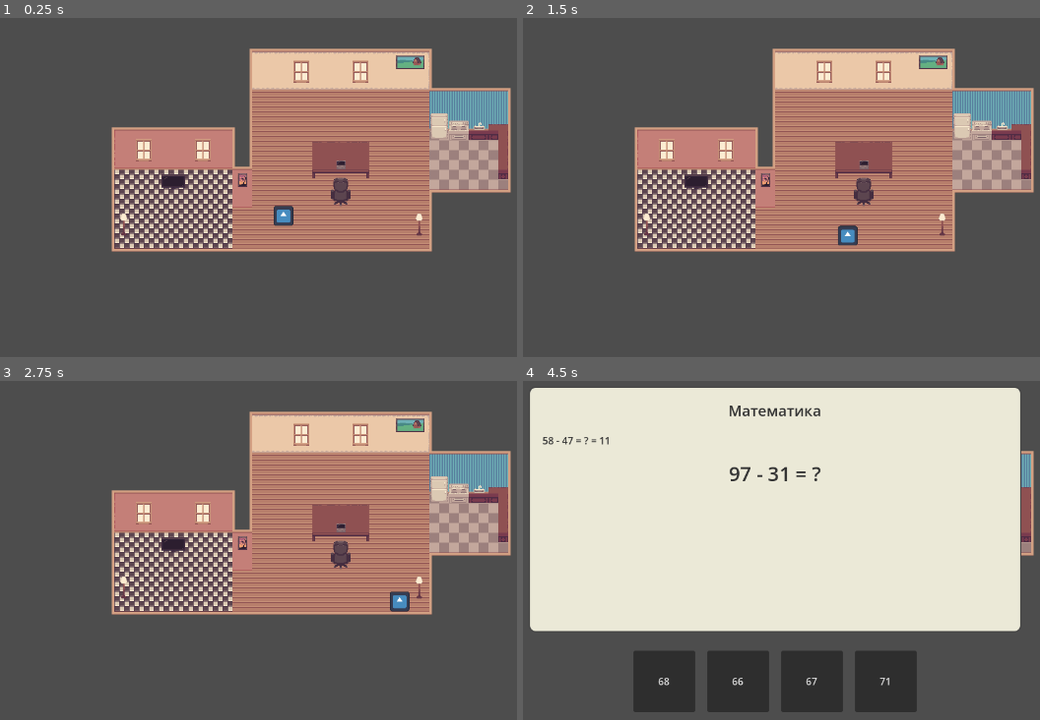
Above: before the commit, frames 1-4 (two rows, left to right).
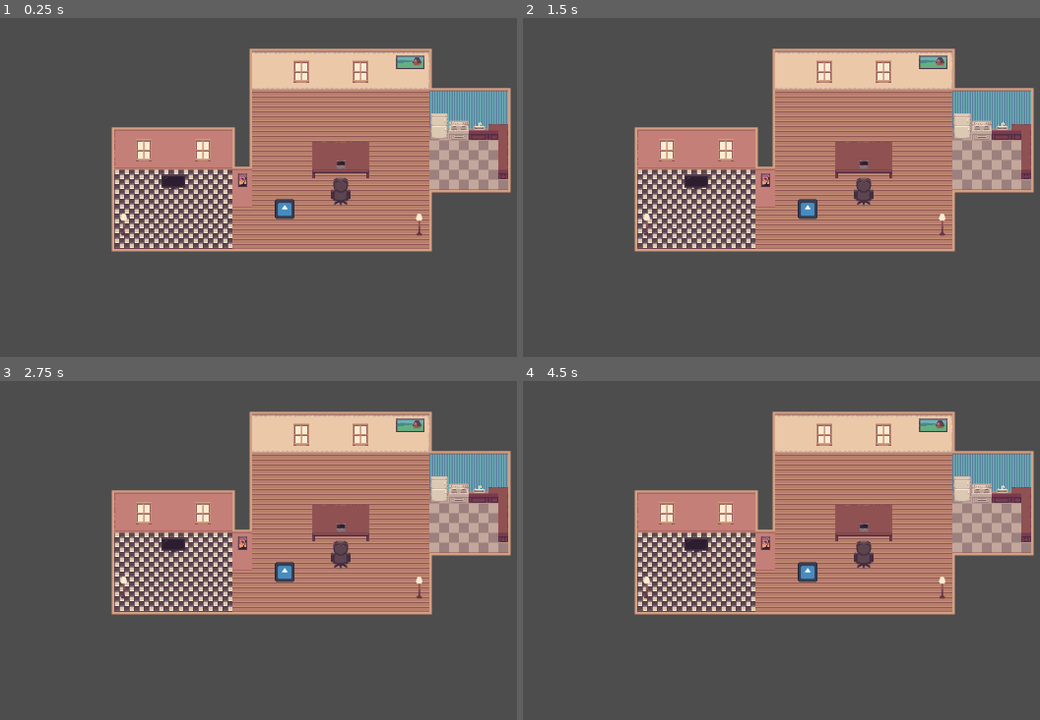
Above: after the commit, the same moments.

Repository: Dudko-godot/cgc-jam1
Game: Godot game, scene res://scenes/levels/game.tscn
Same seed, same stepped clock (60 frames per second), same inputs: the game is played once before the commit and once after it. The engine's default icon, where the game draws it, is replaced by a stand-in: a white triangle on a blue panel in a dark square.
Inputs (mouse positions are in pixels of both pictures, inside the frame that each line leads up to):
- Up to frame 1 (0.25 s): no input
- Up to frame 2 (1.5 s): tap Enter (ui_accept) at 0.5, 0.77, 0.8, 1.07, 1.25, 1.35 s; move the mouse to (946, 153) at 0.52 s; hold Right (ui_right) 0.53-1.28 s; hold E (interact, bound only after the commit) 0.53-1.28 s; click (946, 153) at 0.67 s; move the mouse to (616, 197) at 1.27 s; hold Down (ui_down) from 1.28 s (still down)
- Up to frame 3 (2.75 s): tap Enter (ui_accept) at 1.52, 1.82, 2, 2.3 s; tap E (interact, bound only after the commit) at 1.55 s; move the mouse to (330, 442) at 2.02 s; release Down (ui_down) at 2.03 s; hold Right (ui_right) from 2.03 s (still down); hold E (interact, bound only after the commit) from 2.03 s (still down)
- Up to frame 4 (4.5 s): move the mouse to (734, 628) at 2.77 s; release Right (ui_right) at 2.78 s; release E (interact, bound only after the commit) at 2.78 s; hold Up (ui_up) 2.78-3.5 s; tap E (interact, bound only after the commit) at 2.85 s; click (734, 628) at 2.92 s; tap Enter (ui_accept) at 3.02, 3.32 s; click (662, 682) at 3.5 s, where only the run before the commit has a clickable "14"; click (740, 682) at 4.25 s, where only the run before the commit has a clickable "11"

The runs differ from the first frame. In frame 1, 0.3% of the frame differs, in the area x 52-57%, y 53-62%; in frame 2, 0.5%; in frame 3, 0.5%; in frame 4, 76%, in the area x 1-97%, y 2-98%.

Commit message:
rename files

Diff:
--- /dev/null
+++ b/global/input_manager.gd
@@ -0,0 +1,48 @@
+extends Node
+
+# Сигналы для движения
+signal move_input(direction)
+
+# Сигналы для действий
+signal interact_pressed
+signal interact_released
+
+# Сигналы для мини-игр
+signal minigame_action_pressed
+signal minigame_cancel_pressed
+
+# Флаг для блокировки ввода
+var input_enabled = true
+
+func _process(_delta):
+	if input_enabled:
+		# Обработка движения
+		var move_direction = Vector2.ZERO
+		move_direction.x = Input.get_axis("move_left", "move_right")
+		move_direction.y = Input.get_axis("move_up", "move_down")
+
+		if move_direction != Vector2.ZERO:
+			move_input.emit(move_direction.normalized())
+
+func _input(event):
+	if not input_enabled:
+		return
+
+	# Обработка действия взаимодействия
+	if event.is_action_pressed("interact"):
+		interact_pressed.emit()
+	elif event.is_action_released("interact"):
+		interact_released.emit()
+
+	# Обработка действий мини-игры
+	if event.is_action_pressed("minigame_action"):
+		minigame_action_pressed.emit()
+	if event.is_action_pressed("minigame_cancel"):
+		minigame_cancel_pressed.emit()
+
+# Методы для включения/отключения ввода
+func enable_input():
+	input_enabled = true
+
+func disable_input():
+	input_enabled = false
--- a/global/MiniGameManager.gd
+++ b/global/mini_game_manager.gd
@@ -14,7 +14,7 @@
 
 # Словарь с путями к сценам мини-игр
 var minigames = {
-	"test_game": "res://scenes/mini-games/test_game/test-game.tscn",
+	"test_game": "res://scenes/mini-games/test_game/test_game.tscn",
 	"sink": "res://scenes/mini-games/washing_dishes/sink.tscn",
 	"homework": "res://scenes/mini-games/homework/homework.tscn"
 }
@@ -50,10 +50,10 @@
 
 		# Подключаем сигналы
 		if current_minigame.has_signal("game_completed"):
-			current_minigame.connect("game_completed", _on_minigame_completed)
+			current_minigame.game_completed.connect(_on_minigame_completed)
 
 		if current_minigame.has_signal("game_cancelled"):
-			current_minigame.connect("game_cancelled", _on_minigame_cancelled)
+			current_minigame.game_cancelled.connect(_on_minigame_cancelled)
 
 		# Запоминаем имя текущей мини-игры и устанавливаем флаг активности
 		current_minigame_name = minigame_name
--- a/project.godot
+++ b/project.godot
@@ -17,13 +17,42 @@
 
 [autoload]
 
-MiniGameManager="*res://global/MiniGameManager.gd"
+MiniGameManager="*res://global/mini_game_manager.gd"
+InputManager="*res://global/input_manager.gd"
 
 [display]
 
 window/size/viewport_width=1280
 window/size/viewport_height=720
 
+[input]
+
+interact={
+"deadzone": 0.5,
+"events": [Object(InputEventKey,"resource_local_to_scene":false,"resource_name":"","device":-1,"window_id":0,"alt_pressed":false,"shift_pressed":false,"ctrl_pressed":false,"meta_pressed":false,"pressed":false,"keycode":0,"physical_keycode":69,"key_label":0,"unicode":101,"location":0,"echo":false,"script":null)
+]
+}
+move_up={
+"deadzone": 0.5,
+"events": [Object(InputEventKey,"resource_local_to_scene":false,"resource_name":"","device":-1,"window_id":0,"alt_pressed":false,"shift_pressed":false,"ctrl_pressed":false,"meta_pressed":false,"pressed":false,"keycode":0,"physical_keycode":87,"key_label":0,"unicode":119,"location":0,"echo":false,"script":null)
+]
+}
+move_down={
+"deadzone": 0.5,
+"events": [Object(InputEventKey,"resource_local_to_scene":false,"resource_name":"","device":-1,"window_id":0,"alt_pressed":false,"shift_pressed":false,"ctrl_pressed":false,"meta_pressed":false,"pressed":false,"keycode":0,"physical_keycode":83,"key_label":0,"unicode":115,"location":0,"echo":false,"script":null)
+]
+}
+move_left={
+"deadzone": 0.5,
+"events": [Object(InputEventKey,"resource_local_to_scene":false,"resource_name":"","device":-1,"window_id":0,"alt_pressed":false,"shift_pressed":false,"ctrl_pressed":false,"meta_pressed":false,"pressed":false,"keycode":0,"physical_keycode":65,"key_label":0,"unicode":97,"location":0,"echo":false,"script":null)
+]
+}
+move_right={
+"deadzone": 0.5,
+"events": [Object(InputEventKey,"resource_local_to_scene":false,"resource_name":"","device":-1,"window_id":0,"alt_pressed":false,"shift_pressed":false,"ctrl_pressed":false,"meta_pressed":false,"pressed":false,"keycode":0,"physical_keycode":68,"key_label":0,"unicode":100,"location":0,"echo":false,"script":null)
+]
+}
+
 [rendering]
 
 renderer/rendering_method="gl_compatibility"
--- a/scenes/activates/SimpleInteractable.gd
+++ b/scenes/activates/activator.gd
@@ -14,14 +14,13 @@
 	add_child(label)
 
 	# Подключаем сигналы
-	connect("body_entered", _on_body_entered)
-	connect("body_exited", _on_body_exited)
+	body_entered.connect(_on_body_entered)
+	body_exited.connect(_on_body_exited)
 
 func _input(event):
 	# Проверяем нажатие клавиши E (ui_accept) или KEY_E
-	if player_in_range and event is InputEventKey and event.pressed:
-		if event.keycode == KEY_E or event.is_action_pressed("ui_accept"):
-			_start_minigame()
+	if player_in_range and event.is_action_pressed("interact"):
+		_start_minigame()
 
 func _process(delta):
 	# Обновляем позицию метки
--- a/scenes/activates/simple_interactable.tscn
+++ b/scenes/activates/activator.tscn
@@ -1,6 +1,6 @@
 [gd_scene load_steps=3 format=3 uid="uid://cudp4v2d65pm8"]
 
-[ext_resource type="Script" path="res://scenes/activates/SimpleInteractable.gd" id="1_lnt67"]
+[ext_resource type="Script" path="res://scenes/activates/activator.gd" id="1_lnt67"]
 
 [sub_resource type="CircleShape2D" id="CircleShape2D_y3ne4"]
 
--- a/scenes/levels/game.tscn
+++ b/scenes/levels/game.tscn
@@ -1,9 +1,9 @@
 [gd_scene load_steps=5 format=3 uid="uid://b0rryeea1gkhy"]
 
-[ext_resource type="Script" path="res://scenes/levels/SimpleGameController.gd" id="1_u2st1"]
+[ext_resource type="Script" path="res://scenes/levels/game.gd" id="1_u2st1"]
 [ext_resource type="PackedScene" uid="uid://b7tfr2tgwu4cb" path="res://scenes/map/map.tscn" id="1_vrxxs"]
 [ext_resource type="PackedScene" uid="uid://bddbyx2k1888e" path="res://scenes/player/player.tscn" id="2_qq51q"]
-[ext_resource type="PackedScene" uid="uid://cudp4v2d65pm8" path="res://scenes/activates/simple_interactable.tscn" id="3_koioy"]
+[ext_resource type="PackedScene" uid="uid://cudp4v2d65pm8" path="res://scenes/activates/activator.tscn" id="3_koioy"]
 
 [node name="Game" type="Node2D"]
 script = ExtResource("1_u2st1")
@@ -12,7 +12,7 @@
 position = Vector2(0, -4)
 
 [node name="SimpleInteractable4" parent="map" instance=ExtResource("3_koioy")]
-position = Vector2(625, 414)
+position = Vector2(624, 405)
 
 [node name="SimpleInteractable5" parent="map" instance=ExtResource("3_koioy")]
 position = Vector2(861, 426)
@@ -22,9 +22,5 @@
 position = Vector2(982, 347)
 minigame_name = "sink"
 
-[node name="SimpleInteractable7" parent="map" instance=ExtResource("3_koioy")]
-position = Vector2(982, 347)
-minigame_name = "gagag"
-
 [node name="Player" parent="." instance=ExtResource("2_qq51q")]
-position = Vector2(691, 423)
+position = Vector2(693, 412)
--- a/scenes/player/player.gd
+++ b/scenes/player/player.gd
@@ -7,8 +7,8 @@
 func _physics_process(delta: float) -> void:
 	# Получаем направление движения
 	var input_direction = Vector2.ZERO
-	input_direction.x = Input.get_axis("ui_left", "ui_right")
-	input_direction.y = Input.get_axis("ui_up", "ui_down")
+	input_direction.x = Input.get_axis("move_left", "move_right")
+	input_direction.y = Input.get_axis("move_up", "move_down")
 	input_direction = input_direction.normalized()
 
 	# Применяем ускорение или трение
Renamed: scenes/levels/SimpleGameController.gd -> scenes/levels/game.gd
Renamed: scenes/mini-games/test_game/test-game.tscn -> scenes/mini-games/test_game/test_game.tscn
Not shown, removed: SIMPLE_SETUP.md
Not shown, removed: global/.gitkeep
Not shown, removed: scenes/mini-games/README.md
